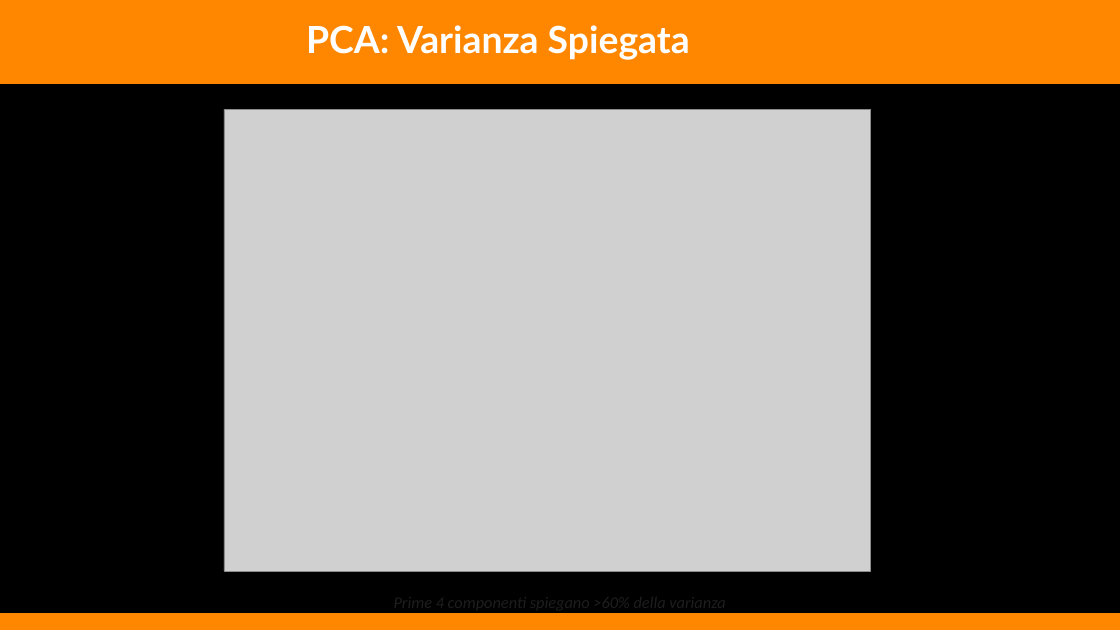
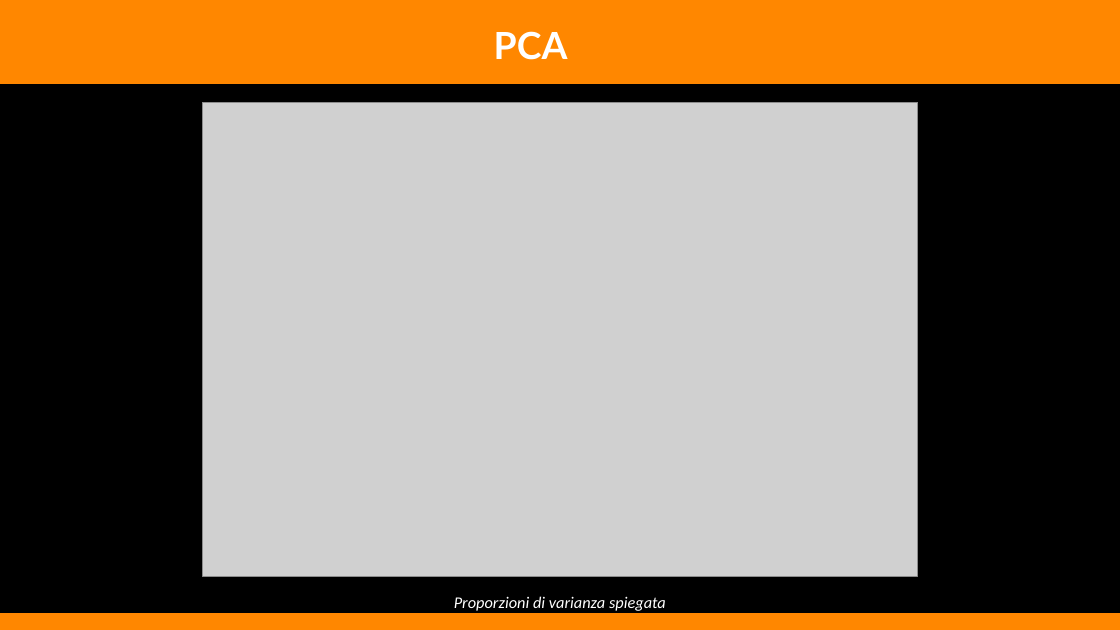
Before and after one commit to WBOnCedR/Stili_di_guida_f1, a slide deck: slide 10 of presentazione_F1_10min.pptx (slide 8 before the commit). Drawn at 1120x630 pixels with LibreOffice and Linux fonts; fonts in the diff are those of the drawing; grey boxes stand for pictures. Boxes give left, top, right and bottom in pixels: in the first picture for what was removed or moved away, otherwise in the second. Text is boxed around its words. In the diff, an @@ line names an element or a change of style, - is before the commit and + after.

```diff
--- a/presentazione_F1_10min.pptx
+++ b/presentazione_F1_10min.pptx
@@ text at [494, 31, 568, 60]: text changed @@
-PCA: Varianza Spiegata
+PCA
@@ picture: place and size @@
-picture at [224, 109, 871, 571]
+picture at [202, 102, 918, 576]
@@ text at [454, 596, 666, 611]: text changed; text colour #1E1E1E to #FFFFFF @@
-Prime 4 componenti spiegano >60% della varianza
+Proporzioni di varianza spiegata
```
Also in this commit, not shown: 14 other slides changed, 3 slides added, 12 other files.
